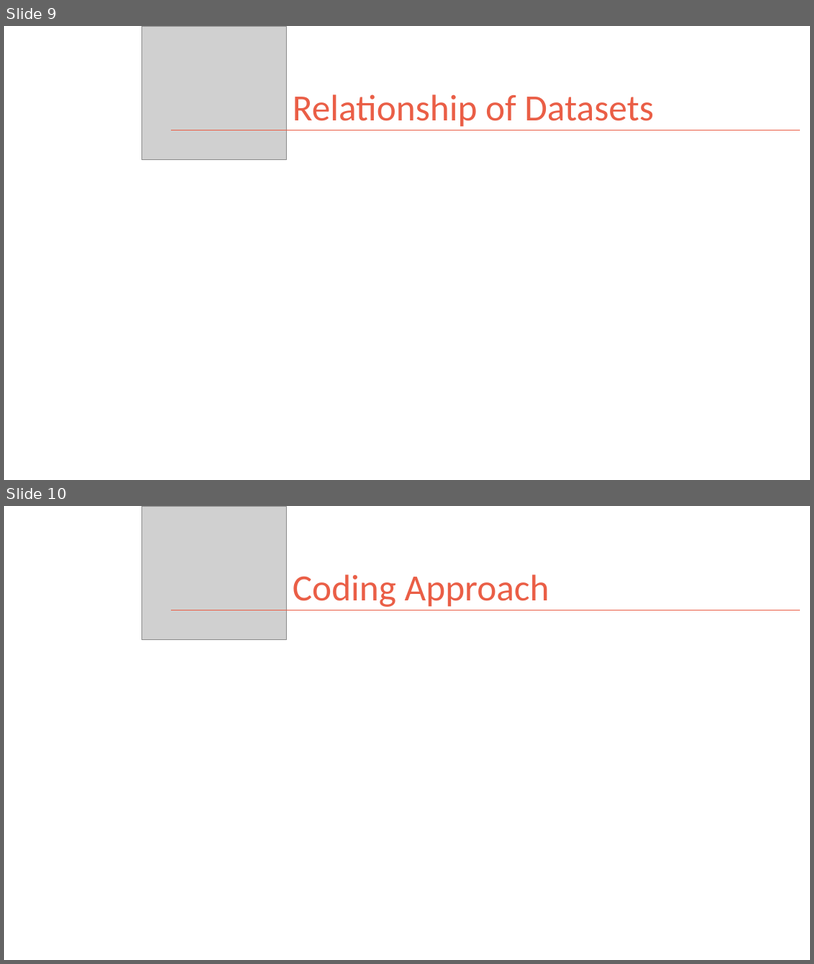
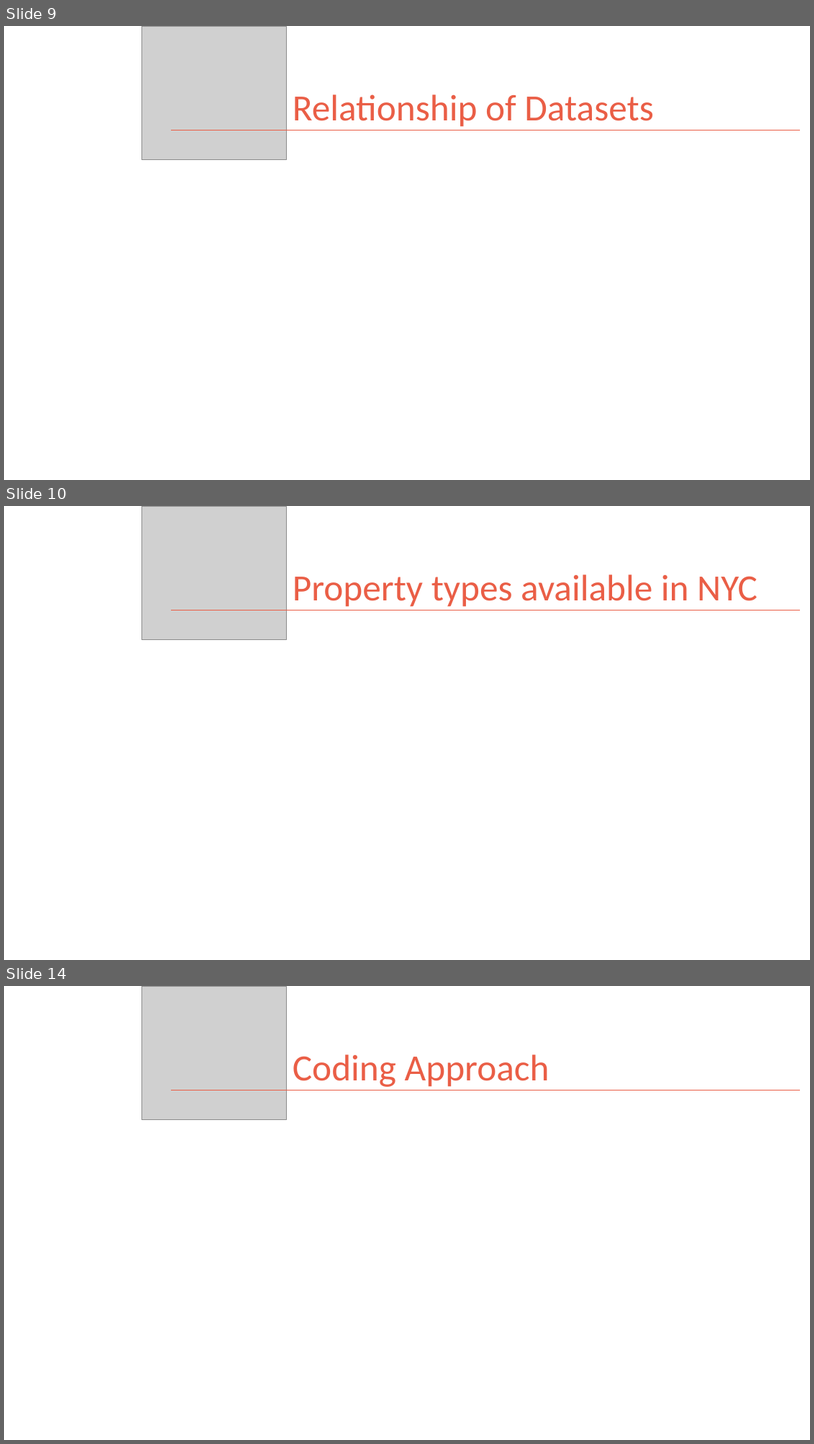
Before and after one commit to kman4/Airbnb_analysis_NYC, a slide deck: Airbnb NYC Analysis Presentation Deck.pptx. Shown one above the other, each under a label of ours: slides 9 and 10 before the commit, slides 9, 10 and 14 after it; the slides between them are not shown. The pictures are 814x964 and 814x1444 pixels, drawn with LibreOffice and Linux fonts; fonts in the diff are those of the drawing; grey boxes stand for pictures. Boxes give left, top, right and bottom in pixels: in the first picture for what was removed or moved away, otherwise in the second. Text is boxed around its words. In the diff, an @@ line names an element or a change of style, - is before the commit and + after.

```diff
--- a/Airbnb NYC Analysis Presentation Deck.pptx
+++ b/Airbnb NYC Analysis Presentation Deck.pptx
@@ slide 10 added at (x1=4, y1=506, x2=810, y2=960), background #FFFFFF @@
@@ picture added at (x1=142, y1=506, x2=286, y2=640) @@
@@ title added at (x1=293, y1=574, x2=758, y2=607), 44 pt, text #EA5E46 @@
+Property types available in NYC
@@ line added from (171, 610) to (801, 610), #EA5E46 1 pt @@
@@ what was slide 10 is now slide 14 @@
```
Also in this commit, not shown: 3 slides changed, 2 other slides added, 1 slide removed.
